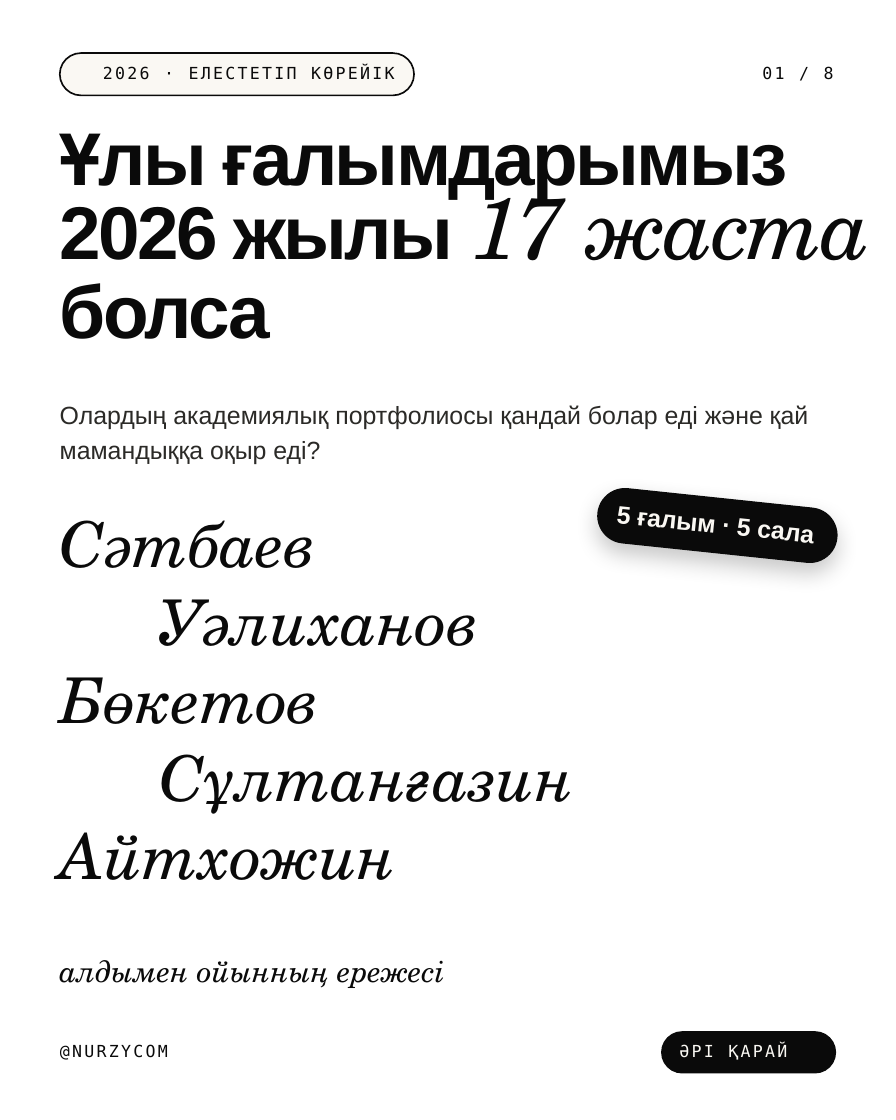
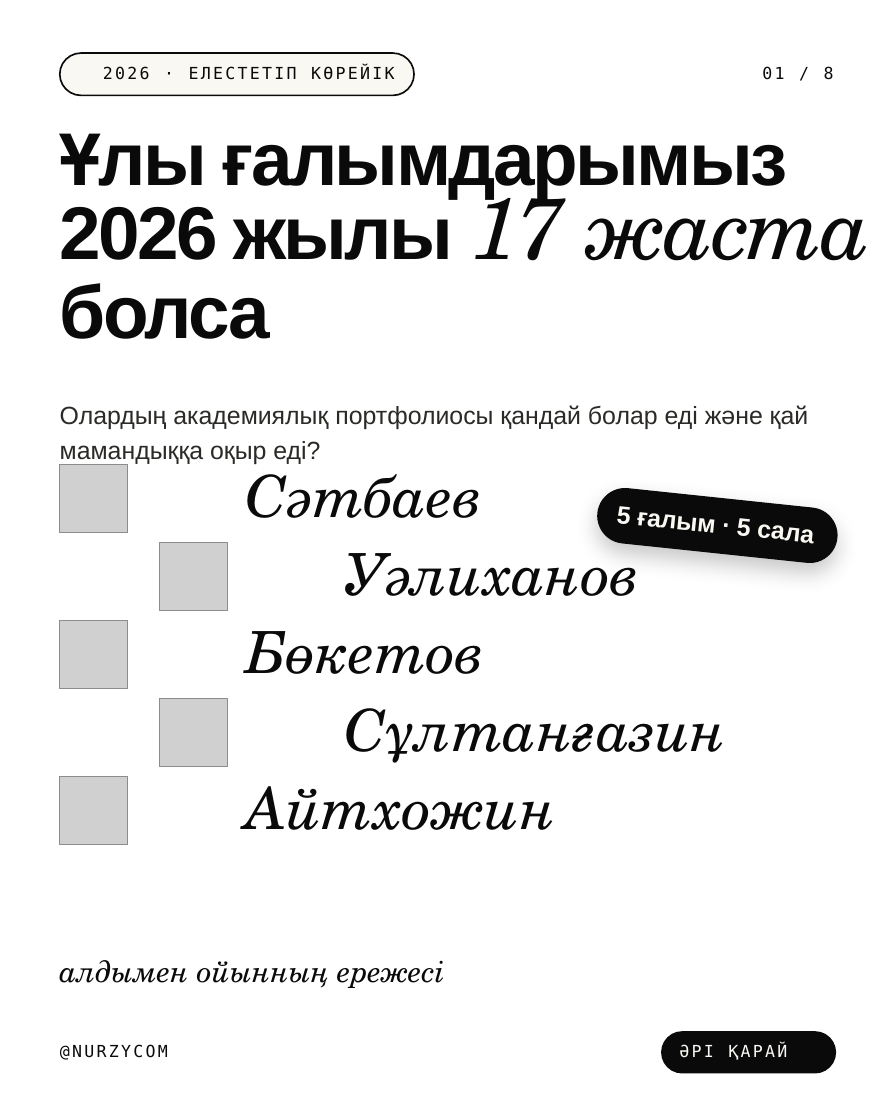
Before and after one commit to galiandojonathan-ship-it1/nurzycom_brand, a slide deck: slide 1 of social/pptx/kz-scientists.pptx. Drawn at 896x1120 pixels with LibreOffice and Linux fonts; fonts in the diff are those of the drawing; grey boxes stand for pictures; background and template pictures are left out. Boxes give left, top, right and bottom in pixels: in the first picture for what was removed or moved away, otherwise in the second. Text is boxed around its words. In the diff, an @@ line names an element or a change of style, - is before the commit and + after.

```diff
--- a/social/pptx/kz-scientists.pptx
+++ b/social/pptx/kz-scientists.pptx
@@ picture added at bbox=[60, 465, 128, 533] @@
@@ size 38 to 35 pt; line spacing 39.9pt to 36.8pt in 5 elements at bbox=[345, 708, 727, 763], bbox=[345, 540, 639, 596], bbox=[246, 786, 556, 830], bbox=[246, 631, 485, 674], bbox=[246, 462, 482, 518] @@
@@ text "Сәтбаев": place and size @@
-text "Сәтбаев" at bbox=[60, 520, 317, 568]
+text "Сәтбаев" at bbox=[246, 462, 482, 518]
@@ picture added at bbox=[159, 542, 227, 610] @@
@@ text "Уәлиханов": place and size @@
-text "Уәлиханов" at bbox=[159, 599, 479, 646]
+text "Уәлиханов" at bbox=[345, 540, 639, 596]
@@ picture added at bbox=[60, 620, 128, 688] @@
@@ text "Бөкетов": place and size @@
-text "Бөкетов" at bbox=[60, 677, 320, 724]
+text "Бөкетов" at bbox=[246, 631, 485, 674]
@@ picture added at bbox=[159, 699, 227, 767] @@
@@ text "Сұлтанғазин": place and size @@
-text "Сұлтанғазин" at bbox=[159, 754, 574, 814]
+text "Сұлтанғазин" at bbox=[345, 708, 727, 763]
@@ picture added at bbox=[60, 777, 128, 845] @@
@@ text "Айтхожин": place and size @@
-text "Айтхожин" at bbox=[60, 832, 397, 880]
+text "Айтхожин" at bbox=[246, 786, 556, 830]
```
Also in this commit, not shown: 5 other slides changed, 19 other files.
